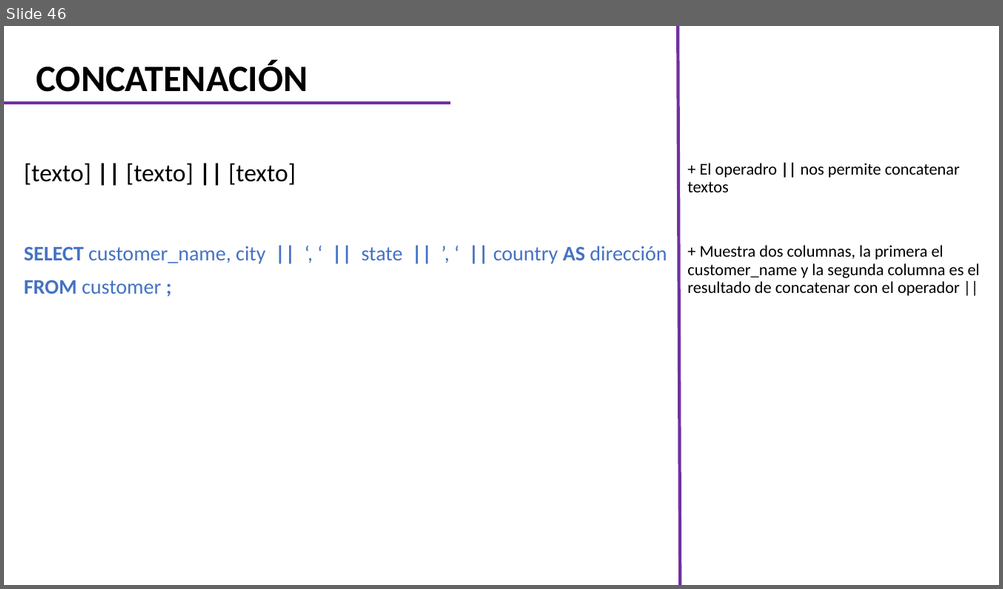
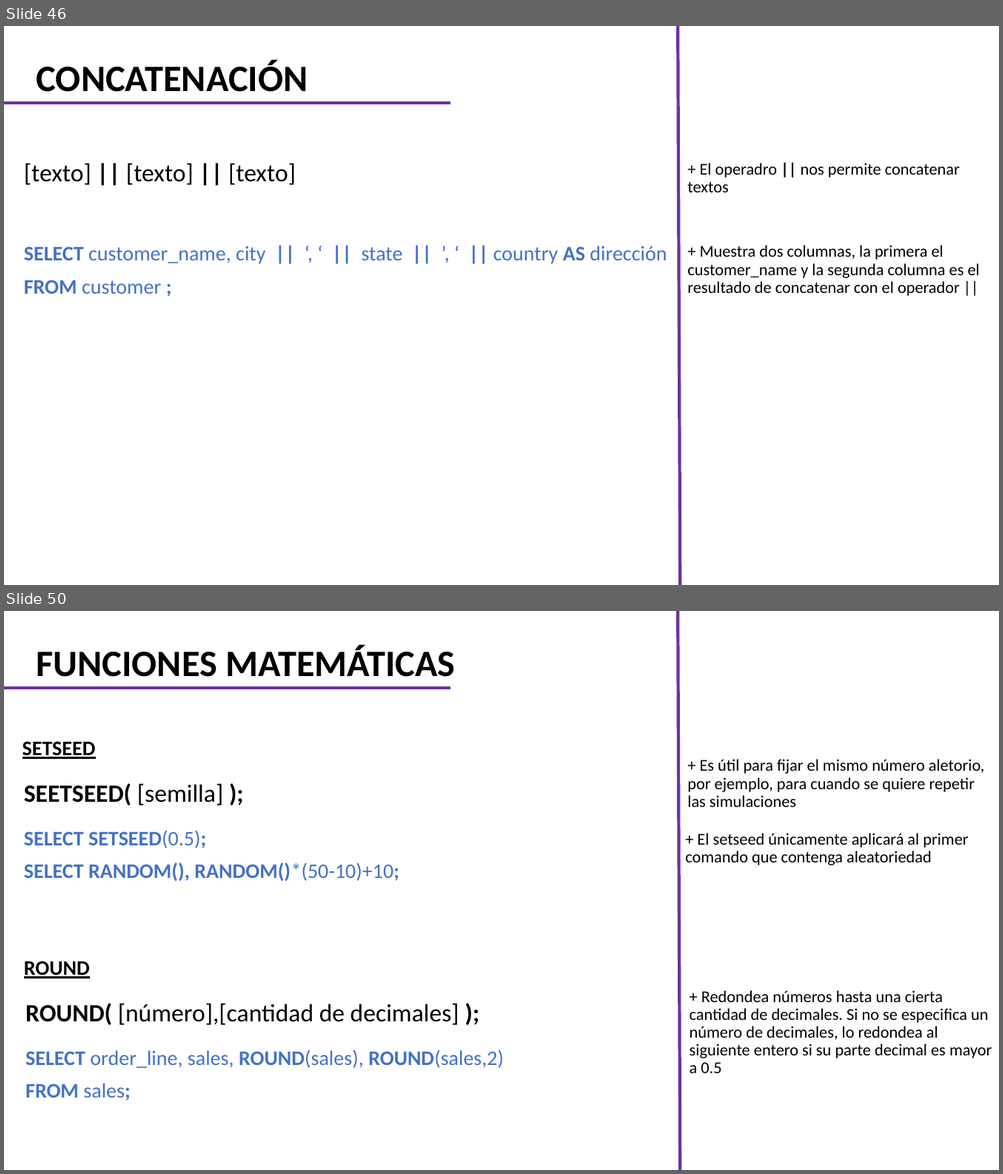
Before and after one commit to CarlosCamposs/Curso-AABD_SQL, a slide deck: Curso AABD-SQL (Notas).pptx. Shown one above the other, each under a label of ours: slide 46 before the commit, slides 46 and 50 after it; the slides between them are not shown. The pictures are 1003x589 and 1003x1174 pixels, drawn with LibreOffice and Linux fonts; fonts in the diff are those of the drawing. Boxes give left, top, right and bottom in pixels: in the first picture for what was removed or moved away, otherwise in the second. Text is boxed around its words. In the diff, an @@ line names an element or a change of style, - is before the commit and + after.

```diff
--- a/Curso AABD-SQL (Notas).pptx
+++ b/Curso AABD-SQL (Notas).pptx
@@ slide 50 added at (x1=4, y1=611, x2=999, y2=1170), background #FFFFFF @@
@@ line added from (680, 1170) to (677, 611), #7030A0 3 pt @@
@@ title added at (x1=37, y1=645, x2=455, y2=677), 36 pt, text #000000, bold @@
+FUNCIONES MATEMÁTICAS
@@ line added from (4, 689) to (450, 689), #7030A0 3 pt @@
@@ text added at (x1=22, y1=741, x2=96, y2=759), 20 pt, text #000000, bold, underline @@
+SETSEED
@@ text added at (x1=687, y1=759, x2=984, y2=807), 16 pt, text #000000 @@
++ Es útil para fijar el mismo número aletorio, por ejemplo, para cuando se quiere repetir las simulaciones
@@ subtitle added at (x1=24, y1=783, x2=223, y2=806), 24 pt, text #000000, bold @@
+SEETSEED( [semilla] );
@@ text added at (x1=24, y1=830, x2=399, y2=881), 20 pt, text #4472C4, bold @@
+SELECT SETSEED(0.5);
+SELECT RANDOM(), RANDOM()*(50-10)+10;
@@ text added at (x1=685, y1=833, x2=967, y2=866), 16 pt, text #000000 @@
++ El setseed únicamente aplicará al primer comando que contenga aleatoriedad
@@ text added at (x1=24, y1=961, x2=90, y2=979), 20 pt, text #000000, bold, underline @@
+ROUND
@@ text added at (x1=25, y1=1003, x2=459, y2=1025), 24 pt, text #000000 @@
+ROUND( [número],[cantidad de decimales] );
@@ text added at (x1=689, y1=991, x2=991, y2=1073), 16 pt, text #000000 @@
++ Redondea números hasta una cierta cantidad de decimales. Si no se especifica un número de decimales, lo redondea al siguiente entero si su parte decimal es mayor a 0.5
@@ text added at (x1=25, y1=1051, x2=504, y2=1101), 20 pt, text #4472C4 @@
+SELECT order_line, sales, ROUND(sales), ROUND(sales,2)
+FROM sales;
```
Also in this commit, not shown: 5 other slides added.
